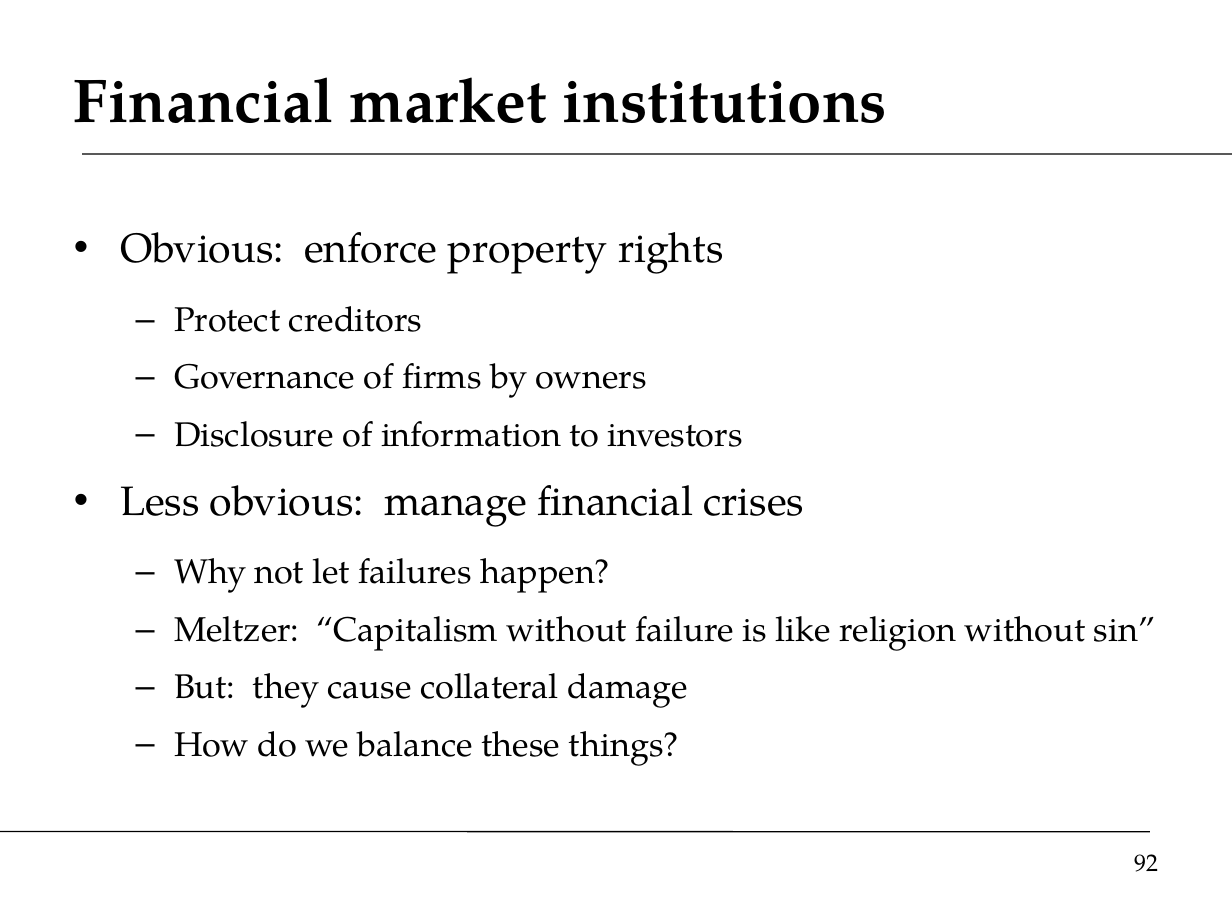
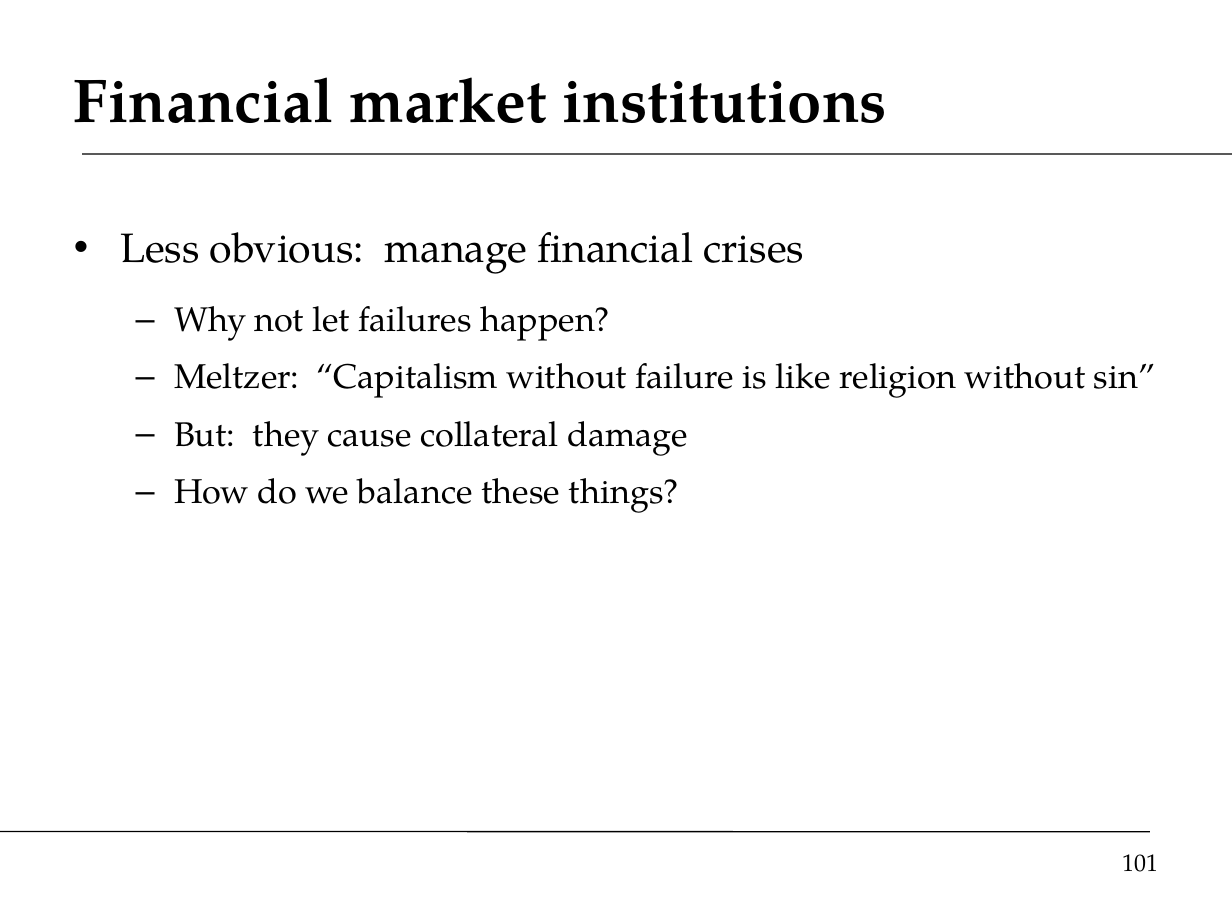
Before and after one commit to DaveBackus/Global_Economy, a slide deck: slide 101 of Slides/slides_labcap_f14.pptx (slide 92 before the commit). Drawn at 1232x924 pixels with LibreOffice and Linux fonts; fonts in the diff are those of the drawing. Boxes give left, top, right and bottom in pixels: in the first picture for what was removed or moved away, otherwise in the second. Text is boxed around its words. In the diff, an @@ line names an element or a change of style, - is before the commit and + after.

```diff
--- a/Slides/slides_labcap_f14.pptx
+++ b/Slides/slides_labcap_f14.pptx
@@ text at (120,232,743,447): paragraphs removed @@
-• Obvious: enforce property rights
-  – Protect creditors
-  – Governance of firms by owners
-  – Disclosure of information to investors
@@ page number at (1122,854,1158,872): text changed @@
-92
+101
```
Also in this commit, not shown: 26 other slides changed, 3 slides added, 1 slide removed, 40 other files.
